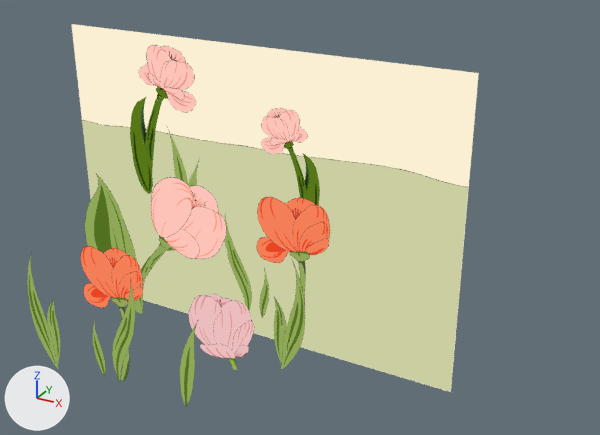
Before and after pictures for a commit that changed the glTF model public/models/flower.glb.
Before and after are seen from a 50 mm camera at (8.9, -8.02, 6.51) aimed at (3.8, 1.23, 1.89). Every picture has the same lights, and +X, +Y and +Z are marked at lower left. The first picture is the older version. Where no turn or scale is listed for an object, it has been applied to the vertices.

The first picture shows 'gras2', 'gras4', 'gras8', 'n', 'n.001', 'n.003', 'n.122', 'n.187', 'n.188', 'n.241', 'n.297', 'n.413', 'n.524' and 59 more.
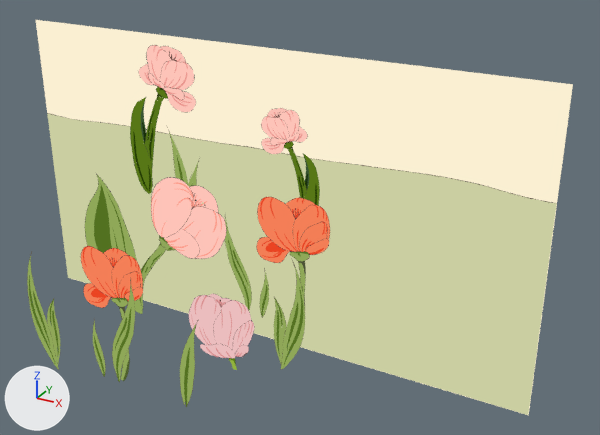
Patch to the scene script:
```diff
--- a/public/models/flower.glb.py
+++ b/public/models/flower.glb.py
@@ ob_n @@
 ob_n = bpy.data.objects.new('n', me_curve)
-ob_n.location = (-0.8, 2.02, -0.78)
+ob_n.location = (-1.59, 2.02, -0.78)
 ob_n.rotation_euler = (1.571, 0.0, 0.0)  # degrees (90, 0, 0)
-ob_n.scale = (44.8, 44.8, 44.8)
+ob_n.scale = (57.7, 44.8, 44.8)
@@ ob_n_001 @@
 ob_n_001 = bpy.data.objects.new('n.001', me_curve_001)
-ob_n_001.location = (-0.8, 2.02, -0.78)
+ob_n_001.location = (-1.59, 2.02, -0.78)
 ob_n_001.rotation_euler = (1.571, 0.0, 0.0)  # degrees (90, 0, 0)
-ob_n_001.scale = (44.8, 44.8, 44.8)
+ob_n_001.scale = (57.7, 44.8, 44.8)
@@ ob_n_003 @@
 ob_n_003 = bpy.data.objects.new('n.003', me_curve_003)
-ob_n_003.location = (-0.8, 2.02, -0.78)
+ob_n_003.location = (-1.59, 2.02, -0.78)
 ob_n_003.rotation_euler = (1.571, 0.0, 0.0)  # degrees (90, 0, 0)
-ob_n_003.scale = (44.8, 44.8, 44.8)
+ob_n_003.scale = (57.7, 44.8, 44.8)
```

Changed parts and their boxes [x1, y1, x2, y2] in the pictures (600 x 435 px):
'n', moved, rescaled (32% wider, 11% taller)
    before: [82, 120, 468, 392]
    after: [47, 114, 557, 415]
'n.001', moved, rescaled (32% wider, 12% taller)
    before: [72, 24, 479, 187]
    after: [36, 20, 573, 203]
'n.003', moved, rescaled
    before: [144, 187, 469, 392]
    after: [74, 204, 557, 415]
